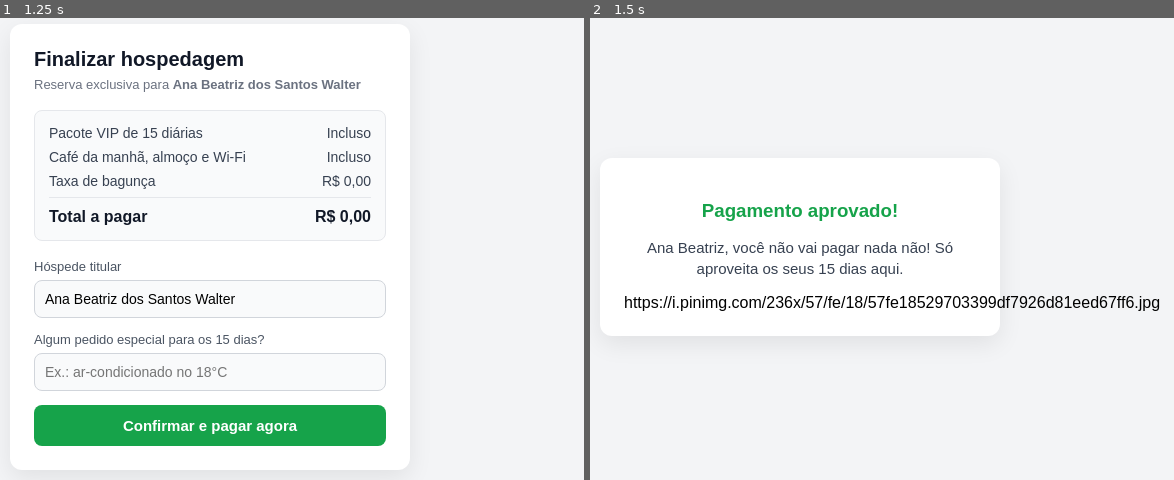
Above: before the commit, frames 1-2 (left to right).
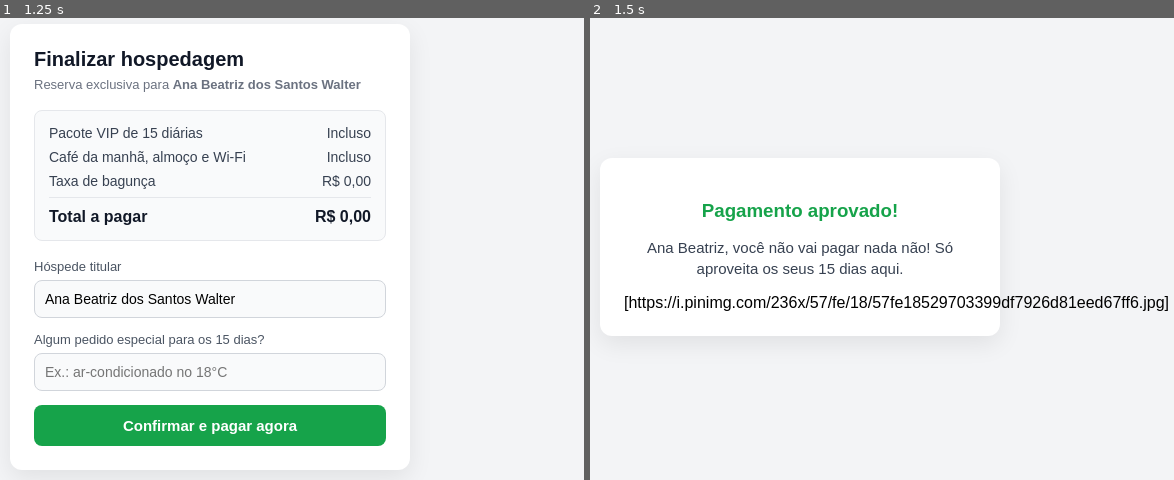
Above: after the commit, the same moments.

Repository: lucasdecorumbaiba-commits/link-de-pagamento-estadia-morada-lucas-e-julia
Game: browser game, page index.html
Two runs of this game, one before a commit and one after it. Both use one fixed random seed, a clock stepped at 60 frames per second and the inputs below.
Inputs (mouse positions are in pixels of both pictures, inside the frame that each line leads up to):
- Up to frame 1 (1.25 s): no input
- Up to frame 2 (1.5 s): click (800, 299) at 1.27 s; type "a" at 1.27 s; tap Enter at 1.3 s

Frame 1 is identical in both runs. In frame 2, 1.5% of the frame differs, in the area x 5-99%, y 60-64%.

Commit message:
Update index.html

Diff:
--- a/index.html
+++ b/index.html
@@ -45,7 +45,7 @@
     <div id="surpresa">
       <h3>Pagamento aprovado!</h3>
       <p id="mensagem-final"></p>
-      https://i.pinimg.com/236x/57/fe/18/57fe18529703399df7926d81eed67ff6.jpg
+      [https://i.pinimg.com/236x/57/fe/18/57fe18529703399df7926d81eed67ff6.jpg]
     </div>
   </div>
   <script>
